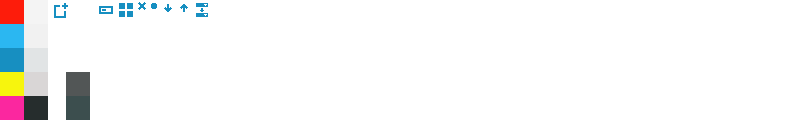
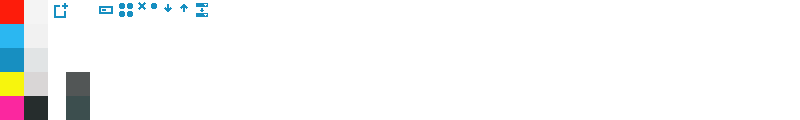
Revision of a layered 800 x 120 image; what changed, layer by layer:
painted on "Layer 1" over [119, 3, 133, 17]
